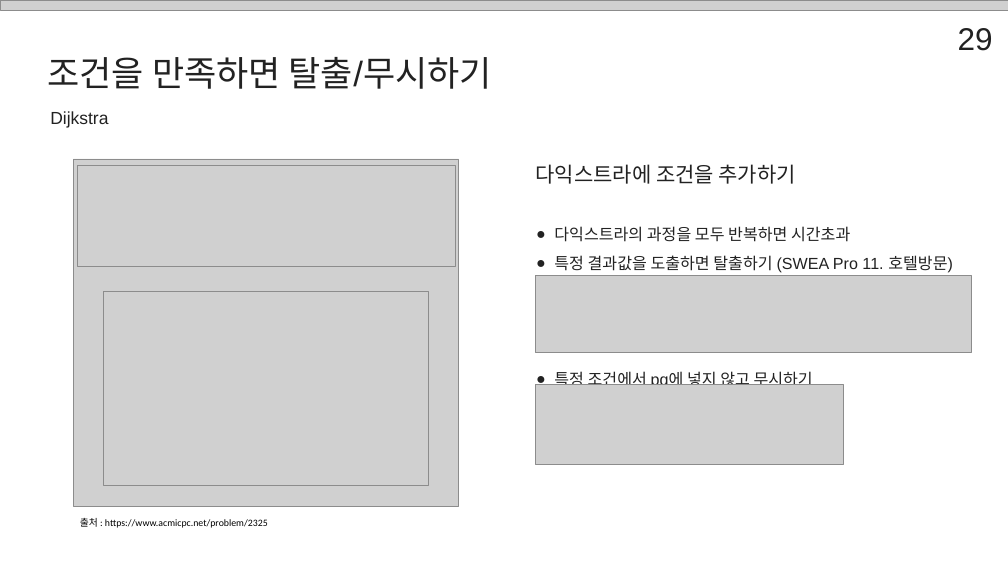
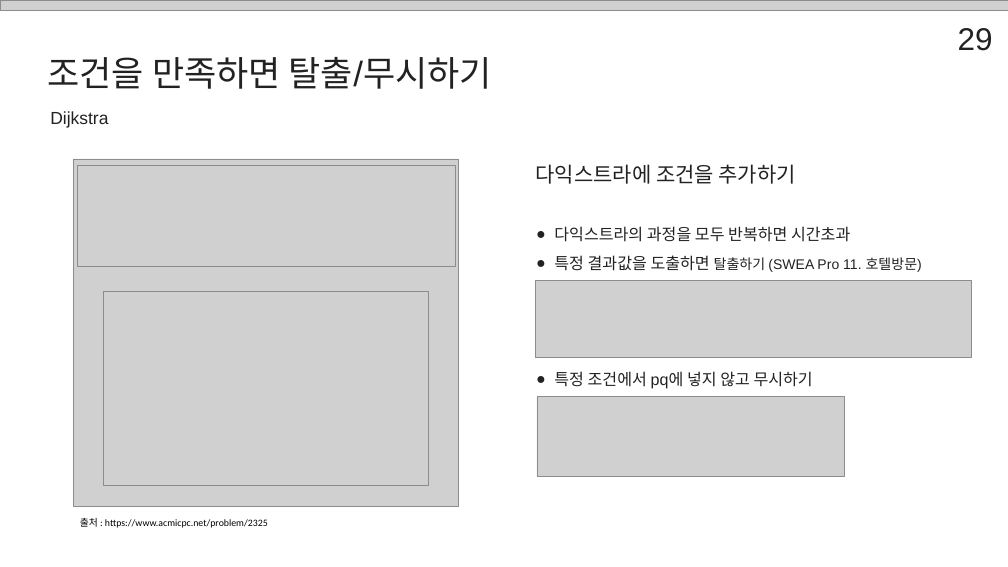
Before and after one commit to SSAFY-Seoul-Class-7/SSAFY_14th_Seminar, a slide deck: slide 29 of 송현우/Shortest_path_송현우.pptx. Drawn at 1008x567 pixels with LibreOffice and Linux fonts; fonts in the diff are those of the drawing; grey boxes stand for pictures; background and template pictures are left out. Boxes give left, top, right and bottom in pixels: in the first picture for what was removed or moved away, otherwise in the second. Text is boxed around its words. In the diff, an @@ line names an element or a change of style, - is before the commit and + after.

```diff
--- a/송현우/Shortest_path_송현우.pptx
+++ b/송현우/Shortest_path_송현우.pptx
@@ text at (554, 255, 922, 272): size 23 to 20 pt in "탈출하기 (SWEA Pro 11. 호텔방문)" @@
@@ picture: place and size @@
-picture at (535, 275, 971, 352)
+picture at (535, 281, 971, 358)
@@ picture: place and size @@
-picture at (535, 385, 843, 465)
+picture at (537, 396, 844, 476)
```
Also in this commit, not shown: 9 other slides changed.
